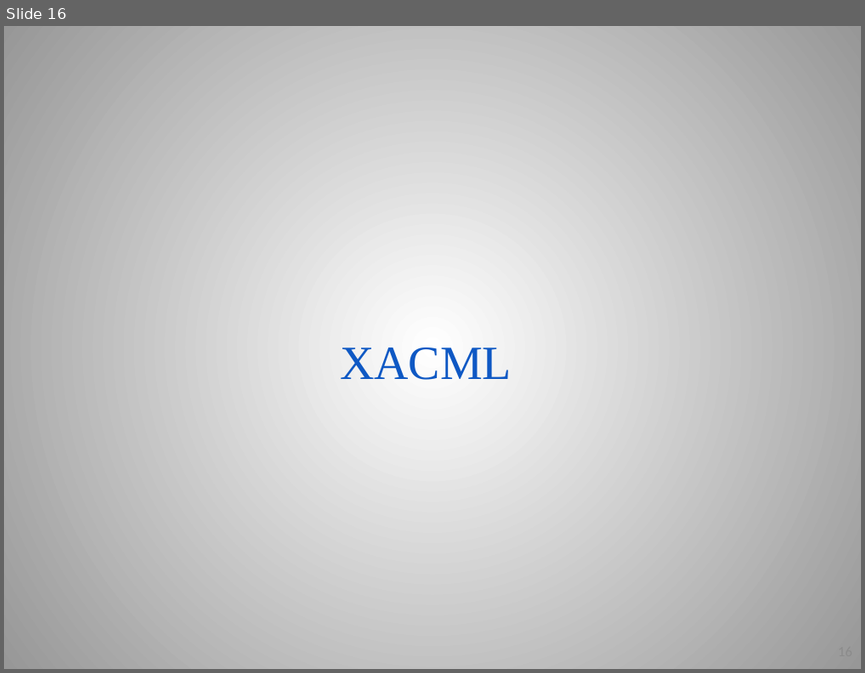
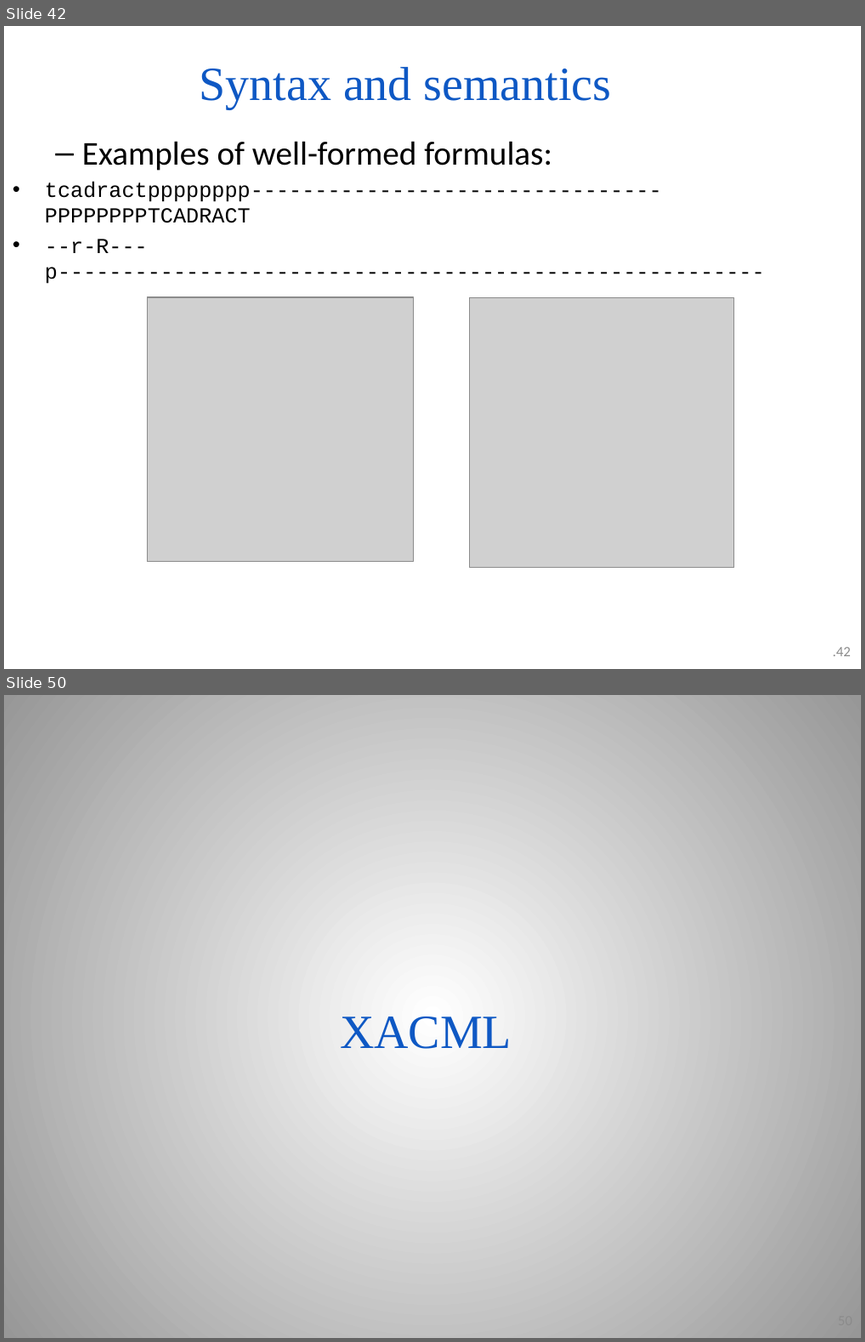
Before and after one commit to PoTr-KNoWS/odrl-tutorial, a slide deck: presentations/2026.05.10 Introduction to policies, policy languages and ODRL (Víctor).pptx. Shown one above the other, each under a label of ours: slide 16 before the commit, slides 42 and 50 after it; the slides between them are not shown. The pictures are 865x673 and 865x1342 pixels, drawn with LibreOffice and Linux fonts; fonts in the diff are those of the drawing; grey boxes stand for pictures; background and template pictures are left out. Boxes give left, top, right and bottom in pixels: in the first picture for what was removed or moved away, otherwise in the second. Text is boxed around its words. In the diff, an @@ line names an element or a change of style, - is before the commit and + after.

```diff
--- a/presentations/2026.05.10 Introduction to policies, policy languages and ODRL (Víctor).pptx
+++ b/presentations/2026.05.10 Introduction to policies, policy languages and ODRL (Víctor).pptx
@@ slide 42 added at [4, 26, 861, 669], background #FFFFFF @@
@@ title added at [200, 67, 611, 109], 40 pt, text #0E58C4 @@
+Syntax and semantics
@@ text added at [45, 141, 765, 284], 18 pt, text #000000 @@
+  – Examples of well-formed formulas:
+• tcadractpppppppp--------------------------------PPPPPPPPTCADRACT
+• --r-R---p-------------------------------------------------------
@@ picture added at [147, 297, 413, 561] @@
@@ picture added at [470, 298, 734, 567] @@
@@ page number added at [833, 646, 851, 656], 12 pt, text #8C8C8C @@
+.42
@@ what was slide 16 is now slide 50 @@
```
Also in this commit, not shown: 16 slides changed, 39 other slides added, 2 slides removed.
